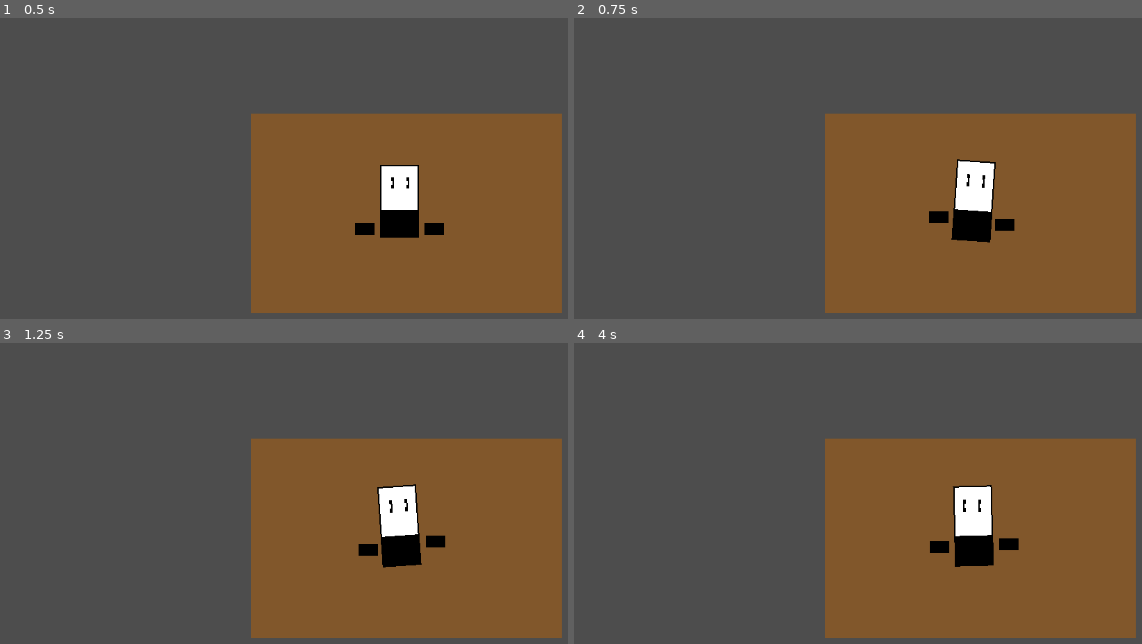
Above: before the commit, frames 1-4 (two rows, left to right).
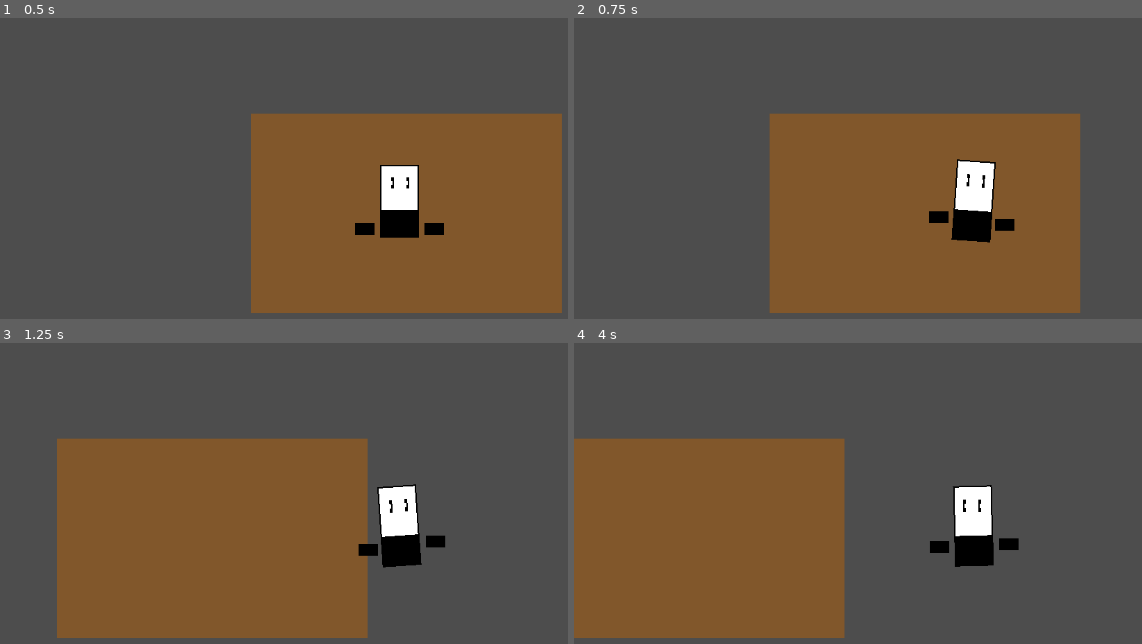
Above: after the commit, the same moments.

Repository: Sessiom/player_component
Game: Godot game, scene res://scenes/map.tscn
The game is run twice, just before and just after one commit, with the same random seed, the same clock (stepped at 60 frames per second) and the same inputs.
Inputs:
- Up to frame 1 (0.5 s): no input
- Up to frame 2 (0.75 s): hold D (right) from 0.53 s (still down)
- Up to frame 3 (1.25 s): keep holding D (right)
- Up to frame 4 (4 s): release D (right) at 1.28 s; hold S (down) 1.28-2.03 s; hold D (right) 2.03-2.78 s; hold W (up) 2.78-3.53 s; hold A (left) from 3.53 s (still down)

Frame 1 is identical in both runs. In frame 2, 13% of the frame differs, in the area x 34-99%, y 31-99%; in frame 3, 43%; in frame 4, 61%, in the area x 0-99%, y 31-99%.

Commit message:
move_and_slide()

Diff:
--- a/scripts/player.gd
+++ b/scripts/player.gd
@@ -1,8 +1,14 @@
 extends CharacterBody2D
+
+@export var speed : float = 200.0
 
 @onready var animation_tree : AnimationTree = $AnimationTree
 @onready var sprite : Sprite2D = $body
-var direction : Vector2 = Vector2(0,0)
+@onready var state_machine : playerStateMachine = $playerStateMachine
+
+var direction : Vector2 = Vector2.ZERO
+
+
 
 func _ready():
 	animation_tree.active = true
@@ -10,8 +16,18 @@
 func _physics_process(delta):
 	direction = Input.get_vector("left", "right", "up", "down")
 
+	#control whether to move or not
+	if direction != Vector2.ZERO && state_machine.check_if_can_move():
+		velocity = direction * speed
+	else:
+		velocity = Vector2.ZERO
+		#velocity.x = move_toward(velocity.x, 0, speed)
+		#velocity.y = move_toward(velocity.y, 0, speed)
+
+
 	update_animation()
 	update_facing_direction()
+	move_and_slide()
 
 func update_animation():
 	animation_tree.set("parameters/move/blend_position", direction)
--- a/scripts/walkState.gd
+++ b/scripts/walkState.gd
@@ -1 +1,3 @@
 extends State
+
+class_name walkState
